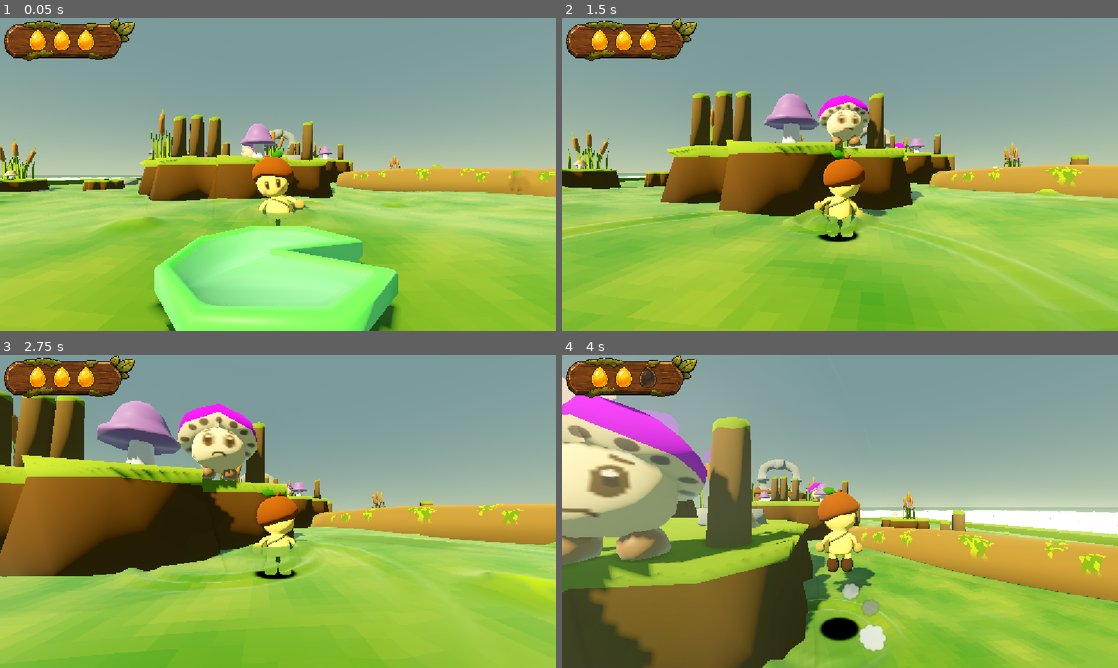
Above: before the commit, frames 1-4 (two rows, left to right).
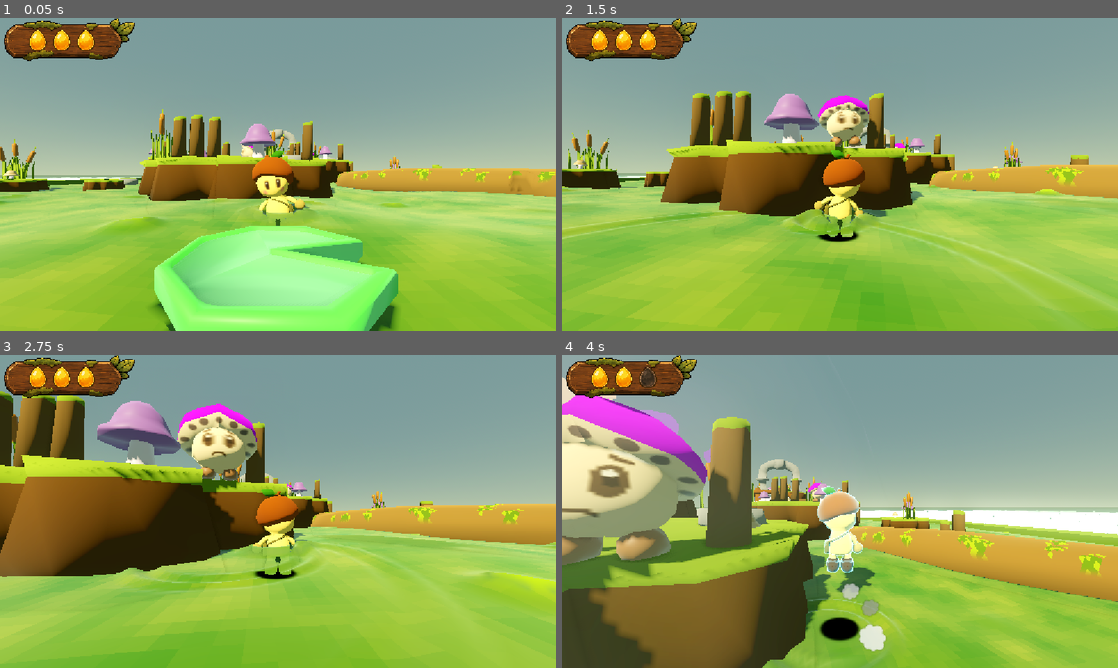
Above: after the commit, the same moments.

Repository: Dempsey845/the-courier
Game: Godot game, scene res://World/world.tscn
Two runs of this game, one before a commit and one after it. Both use one fixed random seed, a clock stepped at 60 frames per second and the inputs below.
Inputs (mouse positions are in pixels of both pictures, inside the frame that each line leads up to):
- Up to frame 1 (0.05 s): no input
- Up to frame 2 (1.5 s): move the mouse to (867, 174) at 0.52 s; hold W (move_forward) from 0.53 s (still down); click (867, 174) at 0.6 s; tap Space (jump) at 0.77 s; move the mouse to (812, 174) at 1.27 s; tap E (interact) at 1.35 s
- Up to frame 3 (2.75 s): keep holding W (move_forward); tap Space (jump) at 1.52 s; move the mouse to (289, 505) at 2.02 s; click (289, 505) at 2.1 s
- Up to frame 4 (4 s): keep holding W (move_forward); move the mouse to (834, 517) at 2.77 s; tap E (interact) at 2.85 s; tap Space (jump) at 3.02, 3.77 s; move the mouse to (878, 514) at 3.52 s; click (878, 514) at 3.6 s

The runs differ from the first frame. In frame 1, less than 0.1% of the frame differs, in the area x 46-50%, y 43-60%; in frame 2, less than 0.1%; in frame 3, less than 0.1%; in frame 4, 1.6%, in the area x 45-55%, y 41-74%.

Commit message:
Added a protection time after player hit and added hit and cough animations.

Diff:
--- a/Components/health.gd
+++ b/Components/health.gd
@@ -17,6 +17,7 @@
 		health_changed.emit()
 
 var dead: bool
+var can_damage: bool = true
 
 func _ready() -> void:
 	_current_health = max_health
@@ -26,6 +27,9 @@
 
 func take_damage(damage: int):
 	if dead:
+		return
+
+	if !can_damage:
 		return
 
 	current_health -= damage
--- a/Components/hitbox.gd
+++ b/Components/hitbox.gd
@@ -5,6 +5,7 @@
 
 @export var damage: int = 1
 @export var active: bool = true
+@export var source: String = ""
 
 func register_hit(hurtbox: Hurtbox):
 	if not active:
@@ -12,6 +13,7 @@
 
 	hurtbox.health.take_damage(damage)
 	hit_hurtbox.emit(hurtbox)
+	hurtbox.emit_hit(self)
 
 	return true
 
--- a/Components/hurtbox.gd
+++ b/Components/hurtbox.gd
@@ -24,7 +24,6 @@
 		just_hit = true
 		hit_sequence += 1
 
-		hit.emit(hitbox)
 		clear_just_hit_next_frame(hit_sequence)
 
 
@@ -33,3 +32,6 @@
 
 	if sequence == hit_sequence:
 		just_hit = false
+
+func emit_hit(hitbox: Hitbox):
+	hit.emit(hitbox)
--- a/Enemies/Puffcap/spore_hitbox.gd
+++ b/Enemies/Puffcap/spore_hitbox.gd
@@ -1,7 +1,8 @@
 class_name SporeHitbox
 extends Hitbox
 
-@export var start_delay: float = 1.0
+@export var start_delay: float = 0.5
+
 
 @onready var spore_controller: SporeController = $SporeController
 
--- a/Enemies/Puffcap/spore_hitbox.tscn
+++ b/Enemies/Puffcap/spore_hitbox.tscn
@@ -9,9 +9,11 @@
 [node name="SporeHitbox" type="Area3D" unique_id=2137302131]
 script = ExtResource("1_c5un8")
 active = false
+source = "puffcap"
 metadata/_custom_type_script = "uid://deroukfpp2mia"
 
 [node name="Timer" type="Timer" parent="." unique_id=164543533]
+wait_time = 1.5
 
 [node name="SporeController" type="Node" parent="." unique_id=946854792]
 script = ExtResource("2_nro3b")
--- /dev/null
+++ b/Player/Health/shield_material.tres
@@ -0,0 +1,18 @@
+[gd_resource type="ShaderMaterial" format=3 uid="uid://cm5aayp416qvp"]
+
+[ext_resource type="Shader" uid="uid://udm3b3q1w1a0" path="res://Player/pip_overlay.gdshader" id="1_hyf7c"]
+
+[resource]
+render_priority = 0
+shader = ExtResource("1_hyf7c")
+shader_parameter/progress = 0.0
+shader_parameter/transition_softness = 0.06
+shader_parameter/shield_color = Color(0.35, 0.85, 1, 1)
+shader_parameter/highlight_color = Color(0.8, 1, 1, 1)
+shader_parameter/opacity = 0.6
+shader_parameter/rim_power = 2.5
+shader_parameter/rim_strength = 1.5
+shader_parameter/shell_offset = 0.00019999999493999998
+shader_parameter/pattern_scale = 25.0
+shader_parameter/animation_speed = 1.5
+shader_parameter/shimmer_strength = 0.25
--- a/Player/pip_model.gd
+++ b/Player/pip_model.gd
@@ -17,6 +17,16 @@
 
 	player.jump.connect(_on_player_jump)
 	player.landed.connect(_on_player_landed)
+
+	var player_hurtbox: Hurtbox = player.get_node("Hurtbox")
+
+	player_hurtbox.hit.connect(func(hitbox: Hitbox):
+		match hitbox.source:
+			"":
+				animation_tree.set("parameters/HitShot/request", AnimationNodeOneShot.ONE_SHOT_REQUEST_FIRE)
+			"puffcap":
+				animation_tree.set("parameters/CoughShot/request", AnimationNodeOneShot.ONE_SHOT_REQUEST_FIRE)
+	)
 
 	travel_to("Movement")
 
--- a/Player/pip_model.tscn
+++ b/Player/pip_model.tscn
@@ -2,6 +2,26 @@
 
 [ext_resource type="PackedScene" uid="uid://dxf0kpitdmo6e" path="res://Player/Pip.fbx" id="1_exmgt"]
 [ext_resource type="Script" uid="uid://b8yhjt1d2w6gg" path="res://Player/pip_model.gd" id="2_qhan0"]
+[ext_resource type="Material" uid="uid://cm5aayp416qvp" path="res://Player/Health/shield_material.tres" id="3_hn526"]
+[ext_resource type="Script" uid="uid://dk4svxl2jobts" path="res://Player/protection_visual.gd" id="4_wisk6"]
+
+[sub_resource type="AnimationNodeAnimation" id="AnimationNodeAnimation_e7dl7"]
+animation = &"Armature|Cough"
+
+[sub_resource type="AnimationNodeOneShot" id="AnimationNodeOneShot_5o0o3"]
+filter_enabled = true
+filters = ["Armature/Skeleton3D:arm.l", "Armature/Skeleton3D:arm_upper.l", "Armature/Skeleton3D:forearm.l", "Armature/Skeleton3D:hand.l"]
+fadein_time = 0.2
+fadeout_time = 0.2
+
+[sub_resource type="AnimationNodeAnimation" id="AnimationNodeAnimation_cpqkc"]
+animation = &"Armature|Hit"
+
+[sub_resource type="AnimationNodeOneShot" id="AnimationNodeOneShot_3f4a3"]
+filter_enabled = true
+filters = ["Armature/Skeleton3D:head"]
+fadein_time = 0.1
+fadeout_time = 0.1
 
 [sub_resource type="AnimationNodeAnimation" id="AnimationNodeAnimation_exmgt"]
 animation = &"Armature|Fall"
@@ -70,41 +90,82 @@
 states/Movement/position = Vector2(127, 100)
 states/Start/position = Vector2(-83, 100)
 transitions = ["Jump", "Land", SubResource("AnimationNodeStateMachineTransition_5pno0"), "Fall", "Land", SubResource("A …(660 unchanged characters)…
-graph_offset = Vector2(-220, -134)
+graph_offset = Vector2(-173, -126)
 
 [sub_resource type="AnimationNodeBlendTree" id="AnimationNodeBlendTree_xrivr"]
-graph_offset = Vector2(-80.2518, -33.75908)
-nodes/output/position = Vector2(860, 60)
+graph_offset = Vector2(7.701294, -20.317627)
+nodes/output/position = Vector2(1260, 300)
 nodes/MovementStateMachine/node = SubResource("AnimationNodeStateMachine_hv07e")
 nodes/MovementStateMachine/position = Vector2(40, 40)
-node_connections = [&"output", 0, &"MovementStateMachine"]
+nodes/CoughShot/node = SubResource("AnimationNodeOneShot_5o0o3")
+nodes/CoughShot/position = Vector2(400, 220)
+nodes/CoughAnimation/node = SubResource("AnimationNodeAnimation_e7dl7")
+nodes/CoughAnimation/position = Vector2(100, 360)
+nodes/HitShot/node = SubResource("AnimationNodeOneShot_3f4a3")
+nodes/HitShot/position = Vector2(940, 260)
+nodes/HitAnimation/node = SubResource("AnimationNodeAnimation_cpqkc")
+nodes/HitAnimation/position = Vector2(632.37, 480.13)
+node_connections = [&"output", 0, &"HitShot", &"CoughShot", 0, &"MovementStateMachine", &"CoughShot", 1, &"CoughAnimation", &"HitShot", 0, &"CoughShot", &"HitShot", 1, &"HitAnimation"]
 
 [node name="PipModel" unique_id=1483251585 instance=ExtResource("1_exmgt")]
 script = ExtResource("2_qhan0")
-minimum_walk_speed = 5.0
 
-[node name="Skeleton3D" parent="Armature" parent_id_path=PackedInt32Array(1326404255) index="0" unique_id=1659585558]
-bones/0/position = Vector3(0, 0, 0.006892169)
-bones/0/rotation = Quaternion(0.7057451, -0.043860666, 0.043860674, 0.7057452)
-bones/1/rotation = Quaternion(-1.1314973e-07, -5.981034e-08, -0.8112538, 0.58469415)
-bones/2/rotation = Quaternion(-0.016688274, 0.0011003161, -0.06577605, 0.99769425)
-bones/3/rotation = Quaternion(0.029855099, 0.00054523867, -0.17444456, 0.9842141)
-bones/6/rotation = Quaternion(0, 0, 0, 1)
-bones/7/rotation = Quaternion(-0.10801733, 0.014675415, -0.12472296, 0.98618513)
-bones/10/rotation = Quaternion(-0.016524661, -0.0025778657, 0.15410998, 0.9879122)
-bones/11/rotation = Quaternion(0.029801454, -0.0005755835, 0.18415238, 0.98244566)
-bones/14/position = Vector3(0, 0, 0.006892169)
-bones/14/rotation = Quaternion(-0.32864597, 0.3880965, -0.5561692, 0.6573043)
-bones/15/rotation = Quaternion(-0.15618445, 0.0101035675, -0.09878876, 0.9827234)
-bones/16/rotation = Quaternion(-0.09460931, -8.008207e-08, 0.017061861, 0.99536824)
-bones/16/scale = Vector3(1, 1, 0.99999994)
-bones/19/position = Vector3(0, 0, 0.006892169)
-bones/19/rotation = Quaternion(-0.32864597, -0.3880965, 0.5561692, 0.6573043)
-bones/20/rotation = Quaternion(-0.15618445, -0.0101035675, 0.09878876, 0.9827234)
-bones/21/rotation = Quaternion(-0.09460931, 8.008207e-08, -0.017061861, 0.99536824)
-bones/21/scale = Vector3(1, 1, 0.99999994)
+[node name="Skeleton3D" parent="Armature" parent_id_path=PackedInt32Array(440434288) index="0" unique_id=1904976966]
+bones/0/rotation = Quaternion(0.70549303, 0.048134007, -0.048130397, 0.70544046)
+bones/1/rotation = Quaternion(9.516366e-06, 4.099462e-06, -0.8112242, 0.5847353)
+bones/2/position = Vector3(2.8838668e-10, 0.0020723885, -1.0812953e-16)
+bones/2/rotation = Quaternion(-0.016752597, 0.0012685439, -0.06575622, 0.9976944)
+bones/2/scale = Vector3(1, 1, 1)
+bones/3/position = Vector3(4.3838676e-11, 0.0014552355, 1.3754577e-11)
+bones/3/rotation = Quaternion(0.029894287, 0.00057375623, -0.17464061, 0.98417825)
+bones/3/scale = Vector3(1.0000001, 1, 0.99999994)
+bones/4/position = Vector3(4.5680495e-10, 0.001789615, -1.7652131e-11)
+bones/4/rotation = Quaternion(-0.013596629, -0.00025290516, -0.018594116, 0.99973464)
+bones/6/rotation = Quaternion(-7.736923e-12, 0, 0, 1)
+bones/7/rotation = Quaternion(-0.107924804, 0.014657805, -0.12472477, 0.98619527)
+bones/9/rotation = Quaternion(-1.1142625e-07, 6.296289e-08, 0.79452187, 0.60723555)
+bones/10/position = Vector3(-2.8838668e-10, 0.0020723885, -1.0812953e-16)
+bones/10/rotation = Quaternion(-0.016453562, -0.0024914443, 0.15401277, 0.98792875)
+bones/10/scale = Vector3(1, 1, 1)
+bones/11/position = Vector3(-4.3838676e-11, 0.0014552355, 1.3754577e-11)
+bones/11/rotation = Quaternion(0.029805066, -0.00055678654, 0.18431765, 0.9824146)
+bones/11/scale = Vector3(1.0000001, 1, 0.99999994)
+bones/12/position = Vector3(-4.5680495e-10, 0.001789615, -1.7652131e-11)
+bones/12/rotation = Quaternion(-0.013596631, 0.00025290548, 0.018594114, 0.99973464)
+bones/14/rotation = Quaternion(-0.3286605, 0.388084, -0.556178, 0.65729684)
+bones/15/position = Vector3(9.458485e-11, 0.0029883252, -1.3614111e-10)
+bones/15/rotation = Quaternion(-0.15618819, 0.010048208, -0.098941594, 0.982708)
+bones/16/position = Vector3(1.5057068e-11, 0.0012365765, 3.4642114e-10)
+bones/16/rotation = Quaternion(-0.09460931, -8.0083176e-08, 0.017061861, 0.99536824)
+bones/16/scale = Vector3(1.0000001, 1.0000001, 0.99999994)
+bones/17/position = Vector3(-4.986289e-11, 0.0017214572, -1.8755544e-10)
+bones/17/rotation = Quaternion(0.0017958808, 1.8439247e-08, -0.7071045, 0.70710677)
+bones/17/scale = Vector3(0.99999994, 1, 1)
+bones/19/rotation = Quaternion(-0.32858464, -0.38814852, 0.5561335, 0.6573344)
+bones/20/position = Vector3(-9.458485e-11, 0.0029883252, -1.3614111e-10)
+bones/20/rotation = Quaternion(-0.15616617, -0.010373747, 0.09804282, 0.98279816)
+bones/21/position = Vector3(-1.5057068e-11, 0.0012365765, 3.4642114e-10)
+bones/21/rotation = Quaternion(-0.09460931, 8.008071e-08, -0.017061861, 0.99536824)
+bones/21/scale = Vector3(1.0000001, 1.0000001, 0.99999994)
+bones/22/position = Vector3(4.986289e-11, 0.0017214572, -1.8755544e-10)
+bones/22/rotation = Quaternion(0.0017958808, -1.8439247e-08, 0.7071045, 0.70710677)
+bones/22/scale = Vector3(0.99999994, 1, 1)
+
+[node name="Sphere" parent="Armature/Skeleton3D" index="0" unique_id=1225627917 node_paths=PackedStringArray("player_model")]
+material_overlay = ExtResource("3_hn526")
+script = ExtResource("4_wisk6")
+player_model = NodePath("../../..")
+
+[node name="Sphere_001" parent="Armature/Skeleton3D" index="1" unique_id=1564201523]
+material_overlay = ExtResource("3_hn526")
 
 [node name="AnimationTree" type="AnimationTree" parent="." index="2" unique_id=1279154137]
 tree_root = SubResource("AnimationNodeBlendTree_xrivr")
 anim_player = NodePath("../AnimationPlayer")
-parameters/MovementStateMachine/Movement/blend_position = 0.0
+parameters/MovementStateMachine/Movement/blend_position = 0.0010384321
+parameters/CoughShot/active = false
+parameters/CoughShot/internal_active = false
+parameters/CoughShot/request = 0
+parameters/HitShot/active = false
+parameters/HitShot/internal_active = false
+parameters/HitShot/request = 0
--- /dev/null
+++ b/Player/pip_overlay.gdshader
@@ -0,0 +1,113 @@
+shader_type spatial;
+
+render_mode blend_add, depth_draw_never, cull_back, unshaded;
+
+
+// Animation
+
+uniform float progress : hint_range(0.0, 1.0) = 0.0;
+
+uniform float transition_softness :
+	hint_range(0.001, 0.25) = 0.06;
+
+
+// Appearance
+
+uniform vec4 shield_color : source_color =
+	vec4(0.35, 0.85, 1.0, 1.0);
+
+uniform vec4 highlight_color : source_color =
+	vec4(0.8, 1.0, 1.0, 1.0);
+
+uniform float opacity :
+	hint_range(0.0, 1.0) = 0.6;
+
+uniform float rim_power :
+	hint_range(0.5, 8.0) = 2.5;
+
+uniform float rim_strength :
+	hint_range(0.0, 4.0) = 1.5;
+
+
+// Shell
+
+/// Pushes the overlay slightly outside Pip's mesh.
+uniform float shell_offset :
+	hint_range(0.0, 0.01, 0.0001) = 0.008;
+
+
+// Animated pattern
+
+uniform float pattern_scale :
+	hint_range(1.0, 100.0) = 25.0;
+
+uniform float animation_speed :
+	hint_range(0.0, 10.0) = 1.5;
+
+uniform float shimmer_strength :
+	hint_range(0.0, 1.0) = 0.25;
+
+
+// Produces stable procedural noise.
+float random_value(vec2 position) {
+	return fract(
+		sin(dot(position, vec2(12.9898, 78.233))) *
+		43758.5453
+	);
+}
+
+
+void vertex() {
+	// Expand the overlay to prevent z-fighting with Pip's material.
+	VERTEX += NORMAL * shell_offset * progress;
+}
+
+
+void fragment() {
+	vec3 normal = normalize(NORMAL);
+	vec3 view_direction = normalize(VIEW);
+
+	// Stronger around the silhouette of the character.
+	float fresnel = pow(
+		1.0 - max(dot(normal, view_direction), 0.0),
+		rim_power
+	);
+
+	// Pixelated pattern used to reveal and hide the shield.
+	vec2 pattern_uv = floor(
+		UV * pattern_scale
+	);
+
+	float pattern = random_value(pattern_uv);
+
+	float reveal = smoothstep(
+		pattern - transition_softness,
+		pattern + transition_softness,
+		progress
+	);
+
+	// Gentle energy moving across the surface.
+	float shimmer = sin(
+		UV.y * pattern_scale +
+		UV.x * pattern_scale * 0.5 -
+		TIME * animation_speed
+	);
+
+	shimmer = shimmer * 0.5 + 0.5;
+
+	vec3 color = mix(
+		shield_color.rgb,
+		highlight_color.rgb,
+		shimmer * shimmer_strength
+	);
+
+	float rim = fresnel * rim_strength;
+
+	ALBEDO = color;
+	EMISSION = color * (0.35 + rim);
+
+	ALPHA = reveal *
+		progress *
+		opacity *
+		(0.35 + rim);
+}
--- a/Player/player.tscn
+++ b/Player/player.tscn
@@ -5,6 +5,7 @@
 [ext_resource type="PackedScene" uid="uid://bqwau4w6nankd" path="res://Player/pip_model.tscn" id="2_btcbx"]
 [ext_resource type="Script" uid="uid://dn5b8er116luc" path="res://Components/health.gd" id="3_apopc"]
 [ext_resource type="Script" uid="uid://dl3pxtcg0n102" path="res://Player/camera_controller.gd" id="3_btcbx"]
+[ext_resource type="Script" uid="uid://be5u0wvfeloek" path="res://Player/player_health_manager.gd" id="3_dkpta"]
 [ext_resource type="Script" uid="uid://ysgrvrrrwkp0" path="res://Player/landing_shadow.gd" id="4_gwnis"]
 [ext_resource type="Texture2D" uid="uid://ddk2jwnyxf2iu" path="res://Player/platformer_circle_shadow.png" id="4_k53q1"]
 [ext_resource type="Texture2D" uid="uid://cgt180snb86g1" path="res://Player/jump_cloud_particle.png" id="6_fhl08"]
@@ -131,6 +132,14 @@
 [node name="PlayerHitManager" type="Node" parent="." unique_id=233237877 node_paths=PackedStringArray("player")]
 script = ExtResource("2_00tjw")
 player = NodePath("..")
+
+[node name="PlayerHealthManager" type="Node" parent="." unique_id=2089549425 node_paths=PackedStringArray("health")]
+script = ExtResource("3_dkpta")
+health = NodePath("../Health")
+
+[node name="ProtectionTimer" type="Timer" parent="PlayerHealthManager" unique_id=2037783561]
+wait_time = 1.5
+one_shot = true
 
 [node name="Health" type="Node" parent="." unique_id=326232818]
 script = ExtResource("3_apopc")
--- /dev/null
+++ b/Player/player_health_manager.gd
@@ -0,0 +1,22 @@
+class_name PlayerHealthManager
+extends Node
+
+signal protection_started
+signal protection_ended
+
+@export var health: Health
+
+@onready var protection_timer: Timer = $ProtectionTimer
+
+func _ready() -> void:
+    health.damage_taken.connect(_on_damage_taken)
+
+    protection_timer.timeout.connect(func():
+        health.can_damage = true
+        protection_ended.emit()
+    )
+
+func _on_damage_taken(_damage_amount, _new_health):
+    health.can_damage = false
+    protection_timer.start()
+    protection_started.emit()
--- /dev/null
+++ b/Player/protection_visual.gd
@@ -0,0 +1,59 @@
+class_name ProtectionVisual
+extends MeshInstance3D
+
+@export var player_model: Node3D
+
+var protection_material: ShaderMaterial
+
+var protection_tween: Tween
+
+var health_manager: PlayerHealthManager
+
+func _ready() -> void:
+	protection_material = material_overlay
+
+	health_manager = player_model.player.get_node("PlayerHealthManager")
+
+	health_manager.protection_started.connect(show_protection)
+	health_manager.protection_ended.connect(hide_protection)
+
+func show_protection() -> void:
+	if protection_tween:
+		protection_tween.kill()
+
+	protection_material.set_shader_parameter("progress", 0.0)
+
+	protection_tween = create_tween()
+	protection_tween.set_trans(Tween.TRANS_QUAD)
+	protection_tween.set_ease(Tween.EASE_OUT)
+
+	protection_tween.tween_method(
+		set_protection_progress,
+		0.0,
+		1.0,
+		0.25
+	)
+
+
+func hide_protection() -> void:
+	if protection_tween:
+		protection_tween.kill()
+
+	var current_progress: float = protection_material.get_shader_parameter(
+		"progress"
+	)
+
+	protection_tween = create_tween()
+	protection_tween.set_trans(Tween.TRANS_QUAD)
+	protection_tween.set_ease(Tween.EASE_IN)
+
+	protection_tween.tween_method(
+		set_protection_progress,
+		current_progress,
+		0.0,
+		0.3
+	)
+
+
+func set_protection_progress(value: float) -> void:
+	protection_material.set_shader_parameter("progress", value)
Binary file changed: Player/Pip.fbx
Not shown, added: Player/pip_overlay.gdshader.uid
Not shown, added: Player/player_health_manager.gd.uid
Not shown, added: Player/protection_visual.gd.uid
